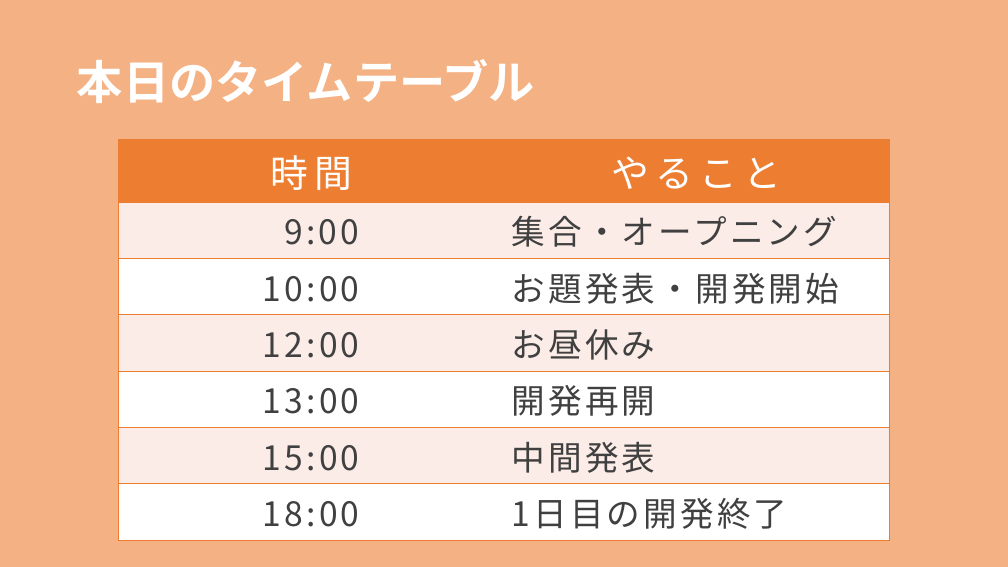
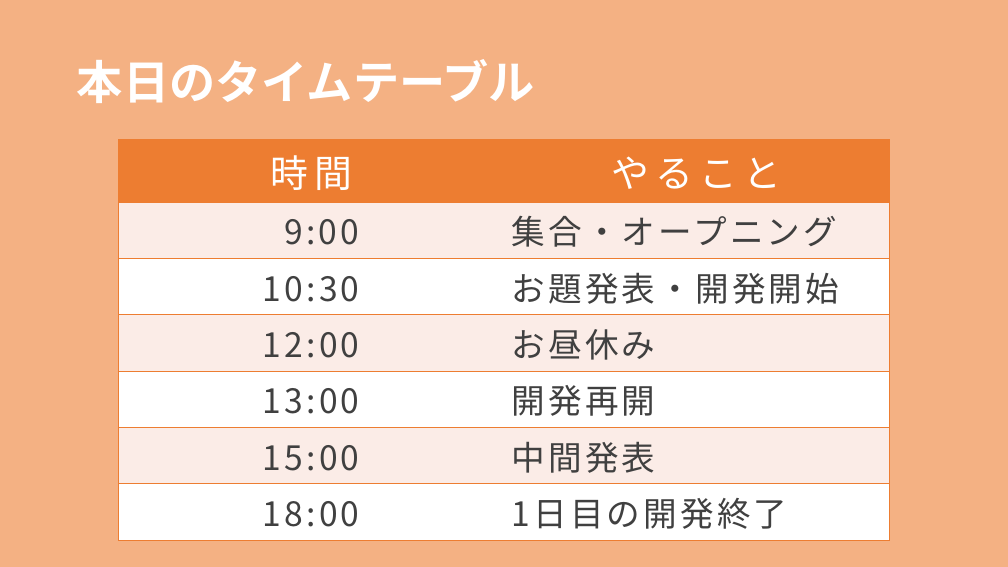
Before and after one commit to jack-app/jackhack2018_management, a slide deck: slide 14 of pptx/jackhack2018_opening.pptx (slide 8 before the commit). Drawn at 1008x567 pixels with LibreOffice and Linux fonts; fonts in the diff are those of the drawing. Boxes give left, top, right and bottom in pixels: in the first picture for what was removed or moved away, otherwise in the second. Text is boxed around its words. In the diff, an @@ line names an element or a change of style, - is before the commit and + after.

```diff
--- a/pptx/jackhack2018_opening.pptx
+++ b/pptx/jackhack2018_opening.pptx
@@ table at [119, 140, 890, 533] @@
-row 3, column 1: 10:00
+row 3, column 1: 10:30
```
Also in this commit, not shown: 3 other slides changed, 7 slides added, 1 other file.
